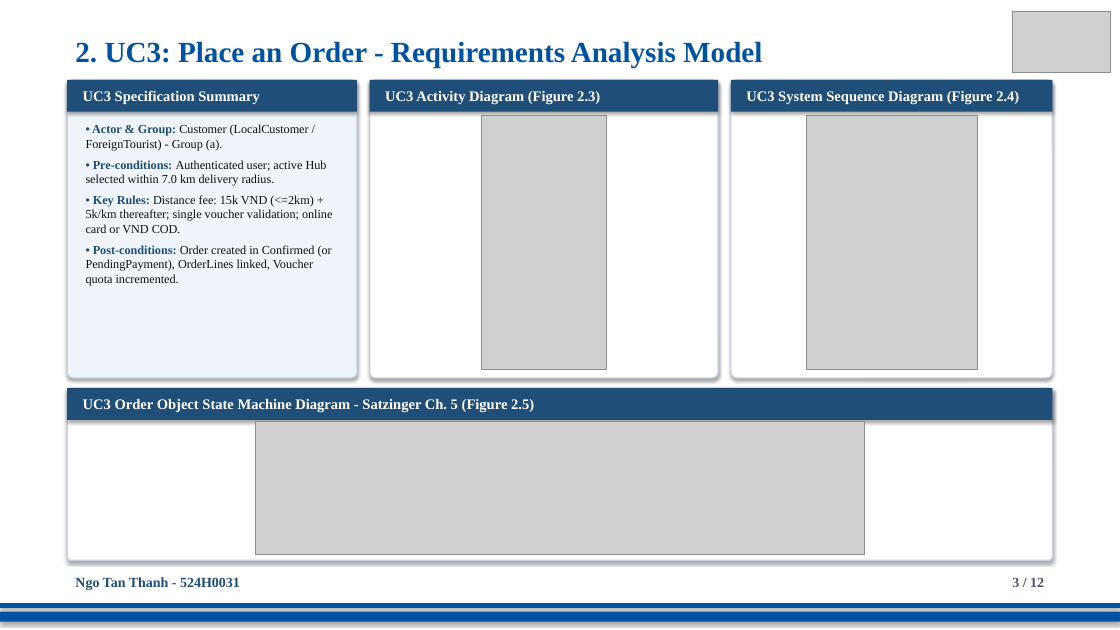
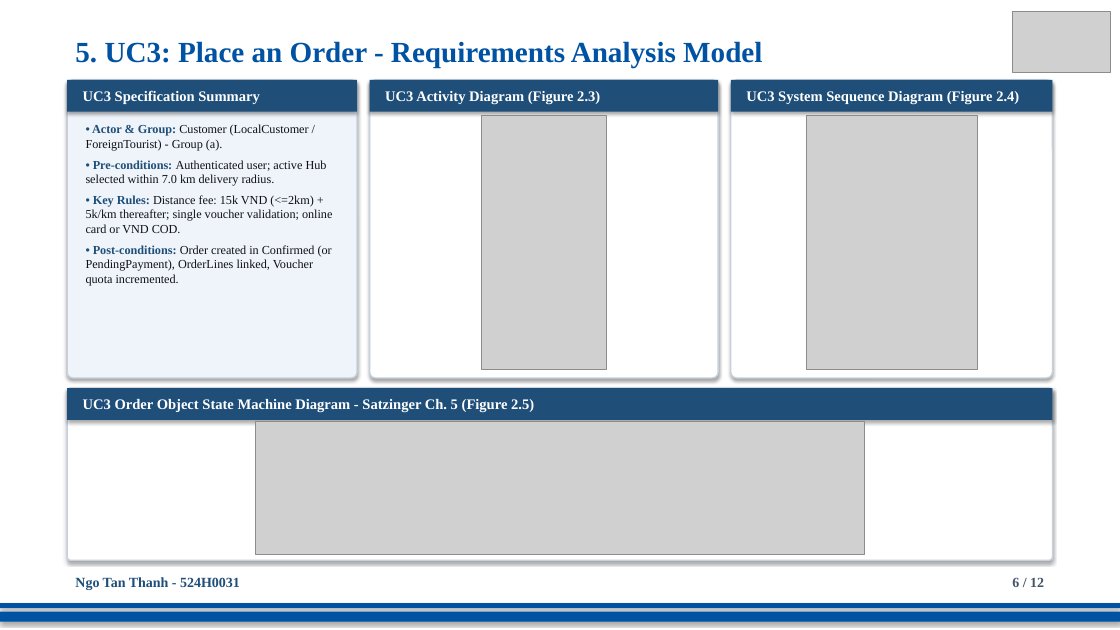
Before and after one commit to DoQuocTrung06/SaigonBite-RAD-TeamF10, a slide deck: slide 6 of Part_2/TeamF10_Presentation_for_SaigonBite.pptx (slide 3 before the commit). Drawn at 1120x630 pixels with LibreOffice and Linux fonts; fonts in the diff are those of the drawing; grey boxes stand for pictures. Boxes give left, top, right and bottom in pixels: in the first picture for what was removed or moved away, otherwise in the second. Text is boxed around its words. In the diff, an @@ line names an element or a change of style, - is before the commit and + after.

```diff
--- a/Part_2/TeamF10_Presentation_for_SaigonBite.pptx
+++ b/Part_2/TeamF10_Presentation_for_SaigonBite.pptx
@@ text at <box>75,41,762,68</box>: text changed @@
-2. UC3: Place an Order - Requirements Analysis Model
+5. UC3: Place an Order - Requirements Analysis Model
@@ text at <box>1012,578,1044,587</box>: text changed @@
-3 / 12
+6 / 12
```
Also in this commit, not shown: 7 other slides changed.
